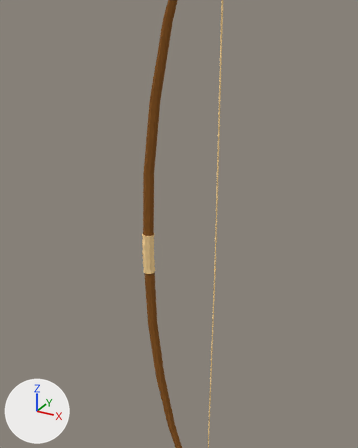
Before and after pictures for a commit that changed the Blender file Models/Blender/Bow.blend.
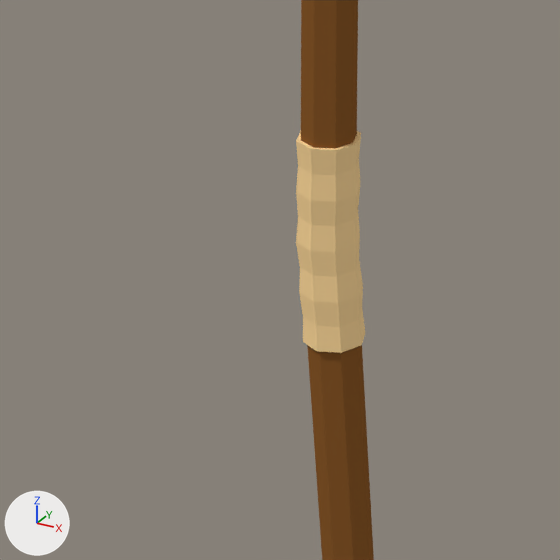
The first picture shows the older version from a 50 mm lens placed at (1.961, -3.79, 2.287), pointed at (-0.261, 0.251, 0.267). The close-ups show both versions on the part from 24% to 53% of the width and 47% to 70% of the height of that picture. The lights are fixed; the arrows at lower left show +X, +Y and +Z.

Before the edit, the objects in view are built like this:
```python
me_circle = bpy.data.meshes.new('Circle')
me_circle.from_pydata(...)  # 296 vertices, 292 faces, 4 loose edges; spans x -1.1..15.2, y -1.1..1.1, z -68.3..68.3
# faces by material slot: [146, 146]
me_circle.materials.append(mat_material_001)  # brown #8b5a2b
me_circle.materials.append(mat_material_002)  # beige #ffda9c
me_circle_002 = bpy.data.meshes.new('Circle.002')
me_circle_002.from_pydata(...)  # 40 vertices, 33 faces; spans x -1.0..1.13, y -1.0..1.0, z 0.0..3.44
me_circle_002.materials.append(mat_material_002)  # beige #ffda9c
ob_circle = bpy.data.objects.new('Circle', me_circle)
ob_circle.location = (-0.479, 0.0, 0.0)
ob_circle.scale = (0.0518, 0.0518, 0.0518)
ob_circle_001 = bpy.data.objects.new('Circle.001', me_circle_002)
ob_circle_001.location = (-0.479, 0.0, 0.0)
ob_circle_001.scale = (0.0616, 0.0616, 0.0616)
_m = ob_circle_001.modifiers.new('Mirror', 'MIRROR')
_m.use_axis = (False, False, True)
_m.use_clip = True
```
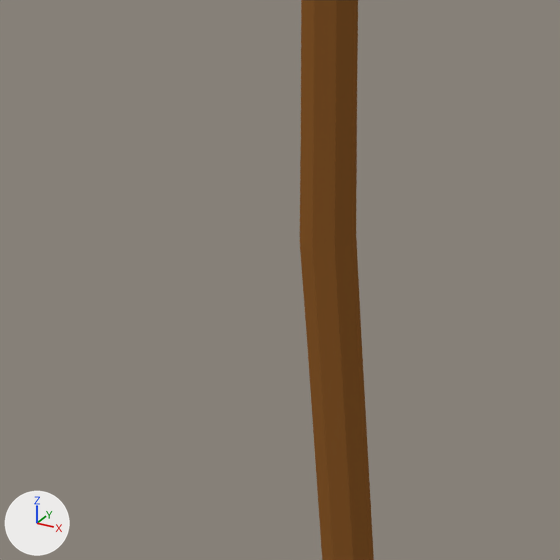
Location of each change, (x1, y1, x2, y2) in pixels of the close-ups (560 x 560 px):
'Circle.001', hidden
    before: (296, 131, 365, 353)

What the commit changed:
Object 'Circle.001' (ob_circle_001) is now hidden.
